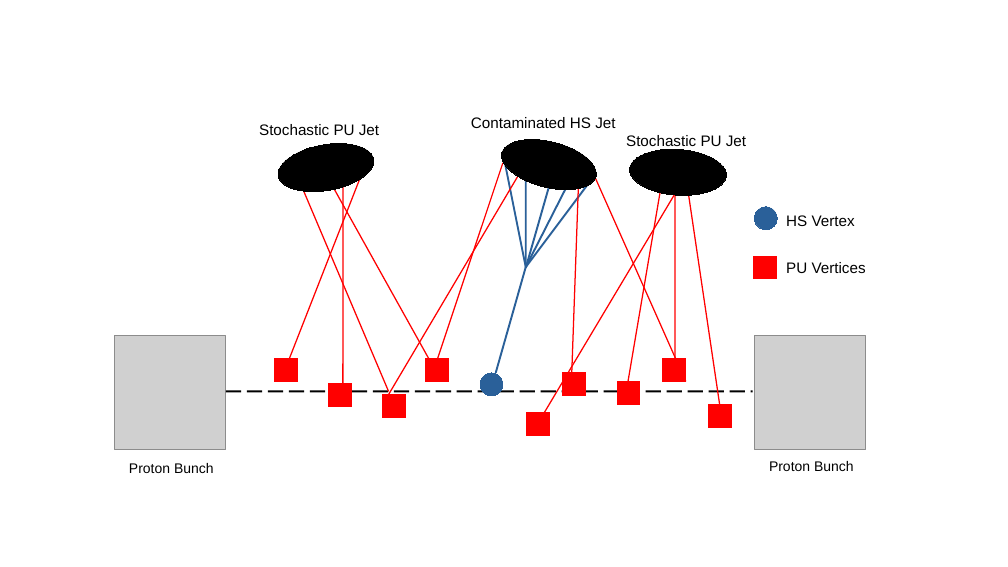
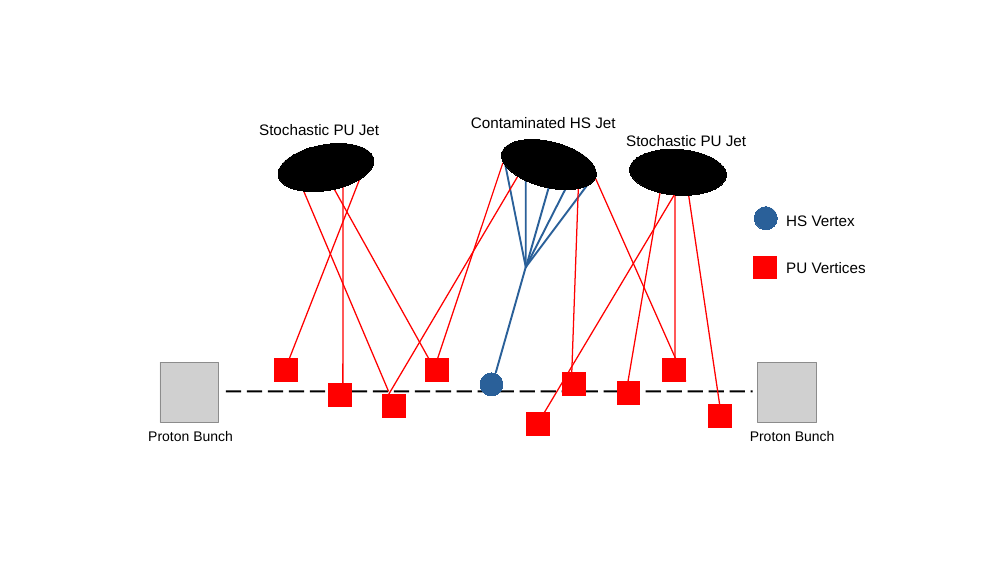
Before and after one commit to LukeV37/Pileup_Plotting, a slide deck: slide 1 of pileup_graphic.odp. Drawn at 1008x567 pixels with LibreOffice and Linux fonts; fonts in the diff are those of the drawing; grey boxes stand for pictures. Boxes give left, top, right and bottom in pixels: in the first picture for what was removed or moved away, otherwise in the second. Text is boxed around its words. In the diff, an @@ line names an element or a change of style, - is before the commit and + after.

Commit message:
smaller bunch

```diff
--- a/pileup_graphic.odp
+++ b/pileup_graphic.odp
@@ picture: place and size @@
-picture at bbox=[114, 336, 226, 450]
+picture at bbox=[160, 362, 219, 423]
@@ picture: place and size @@
-picture at bbox=[755, 336, 866, 450]
+picture at bbox=[758, 362, 817, 423]
@@ text "Proton Bunch": place and size @@
-text "Proton Bunch" at bbox=[129, 463, 214, 473]
+text "Proton Bunch" at bbox=[148, 431, 233, 441]
@@ text "Proton Bunch": place and size @@
-text "Proton Bunch" at bbox=[769, 461, 854, 471]
+text "Proton Bunch" at bbox=[750, 431, 835, 441]
```
Also in this commit, not shown: 1 other file.
